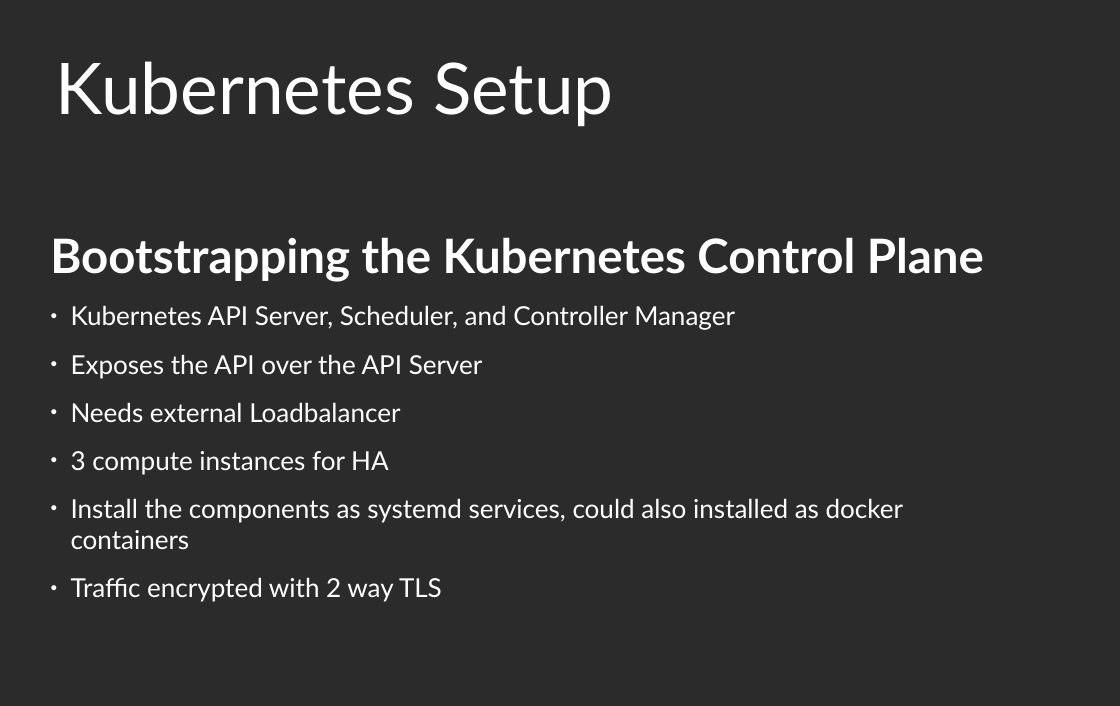
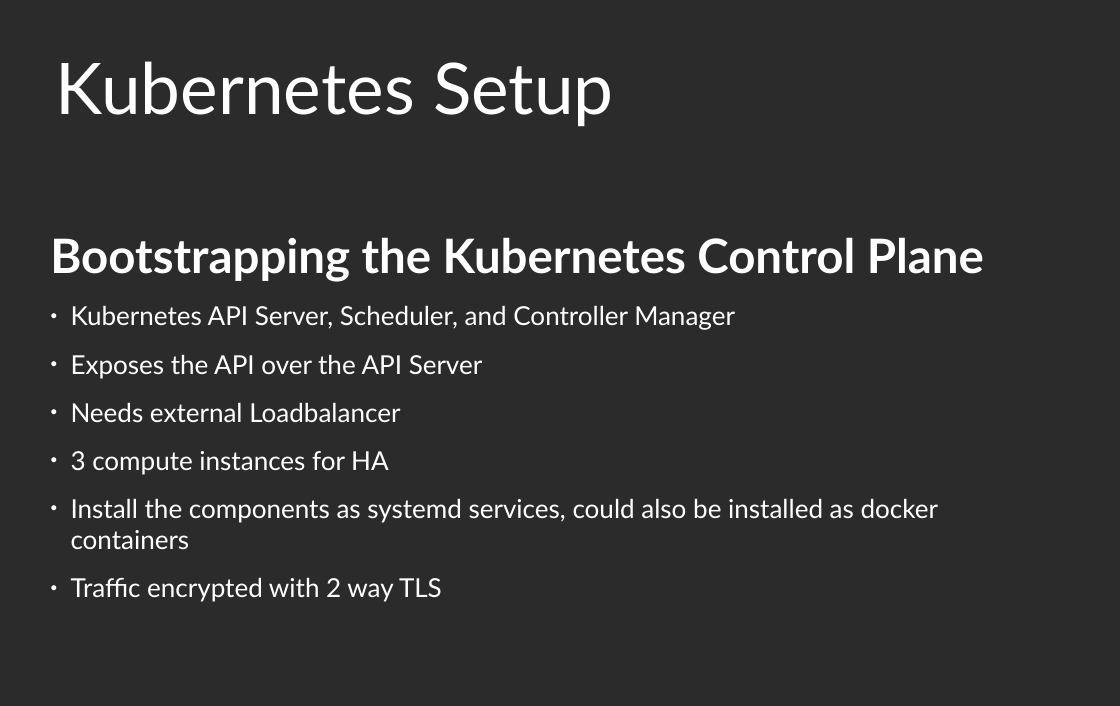
Before and after one commit to floriankammermann/kubernetes-presentation, a slide deck: slide 28 of kubernetes_presentation.odp (slide 29 before the commit). Drawn at 1120x706 pixels with LibreOffice and Linux fonts; fonts in the diff are those of the drawing; background and template pictures are left out; a plain dark background stands for a picture behind light text. Boxes give left, top, right and bottom in pixels: in the first picture for what was removed or moved away, otherwise in the second. Text is boxed around its words. In the diff, an @@ line names an element or a change of style, - is before the commit and + after.

```diff
--- a/kubernetes_presentation.odp
+++ b/kubernetes_presentation.odp
@@ text at box(71, 498, 939, 549): text changed @@
-● Install the components as systemd services, could also installed as docker containers
+● Install the components as systemd services, could also be installed as docker containers
```
Also in this commit, not shown: 13 other slides changed, 2 slides removed.
